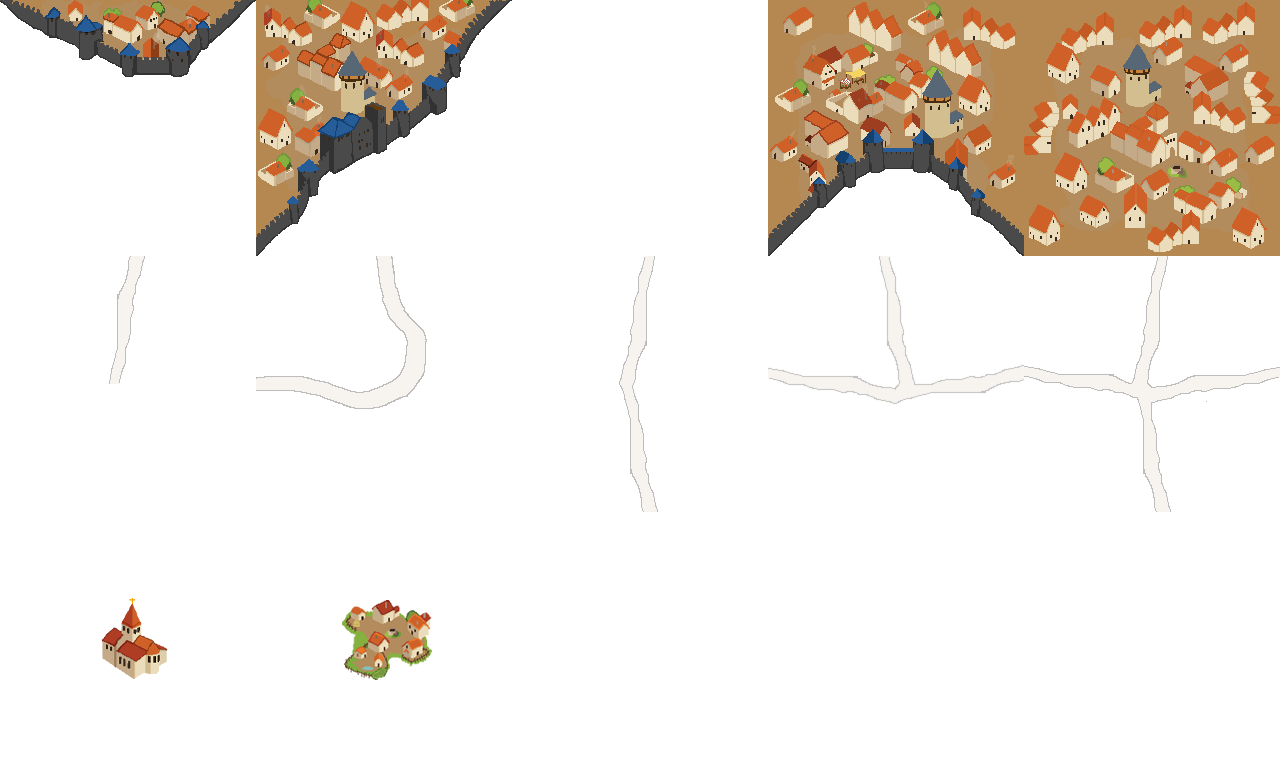
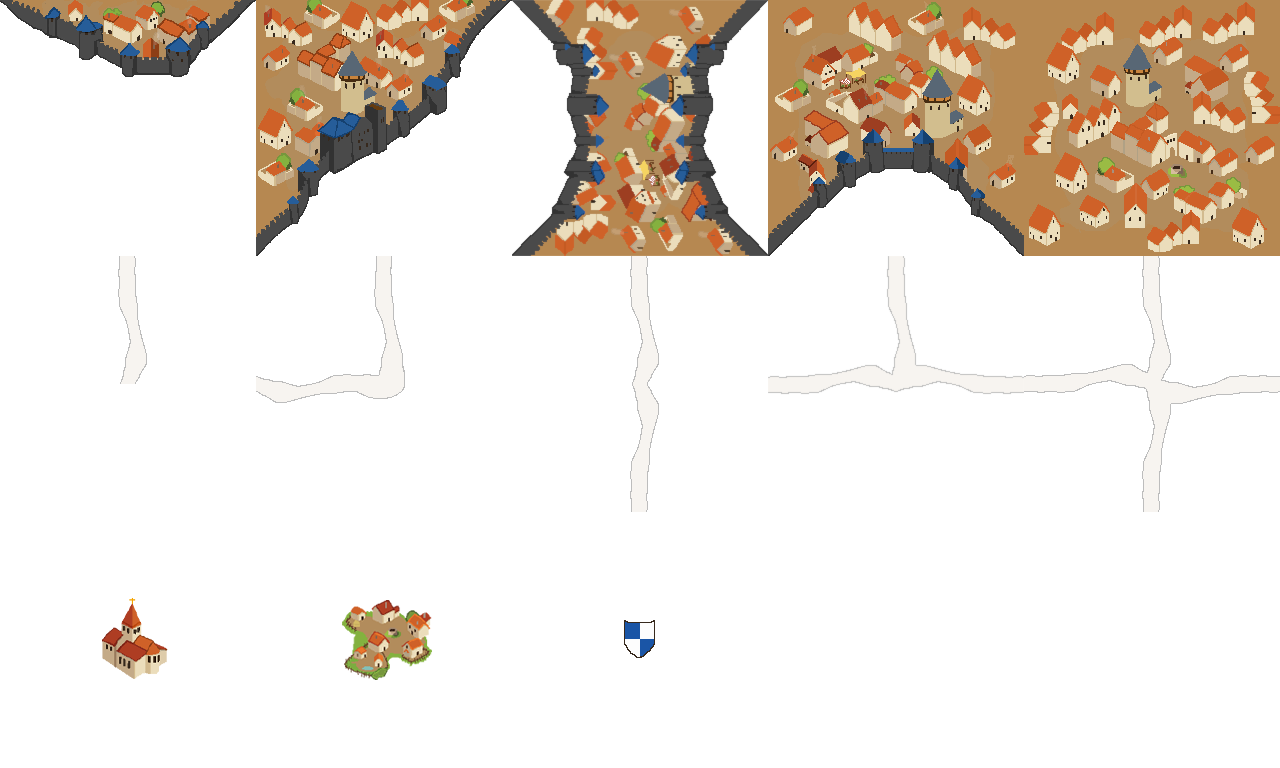
Before/after of a 1280 x 768 layered artwork. What changed in the layer stack:
added layer "blason.png" above "ville_sud_nord.png" over box(624, 620, 655, 658)
added layer "ville_sud_nord.png" above "route_sud_nord.png" over box(512, 0, 768, 256)
moved "route_sud_nord.png" above "route_plein.png", painted on it over box(619, 256, 659, 512)
painted on "route_plein.png" over box(1024, 256, 1280, 512)
moved "route_ouest_nord_est.png" above "route_ouest_nord.png", painted on it over box(768, 256, 1024, 405)
moved "route_ouest_nord.png" above "route_cote.png", painted on it over box(256, 257, 427, 409)
moved "route_cote.png" above "ville_cote.png", painted on it over box(109, 256, 147, 384)